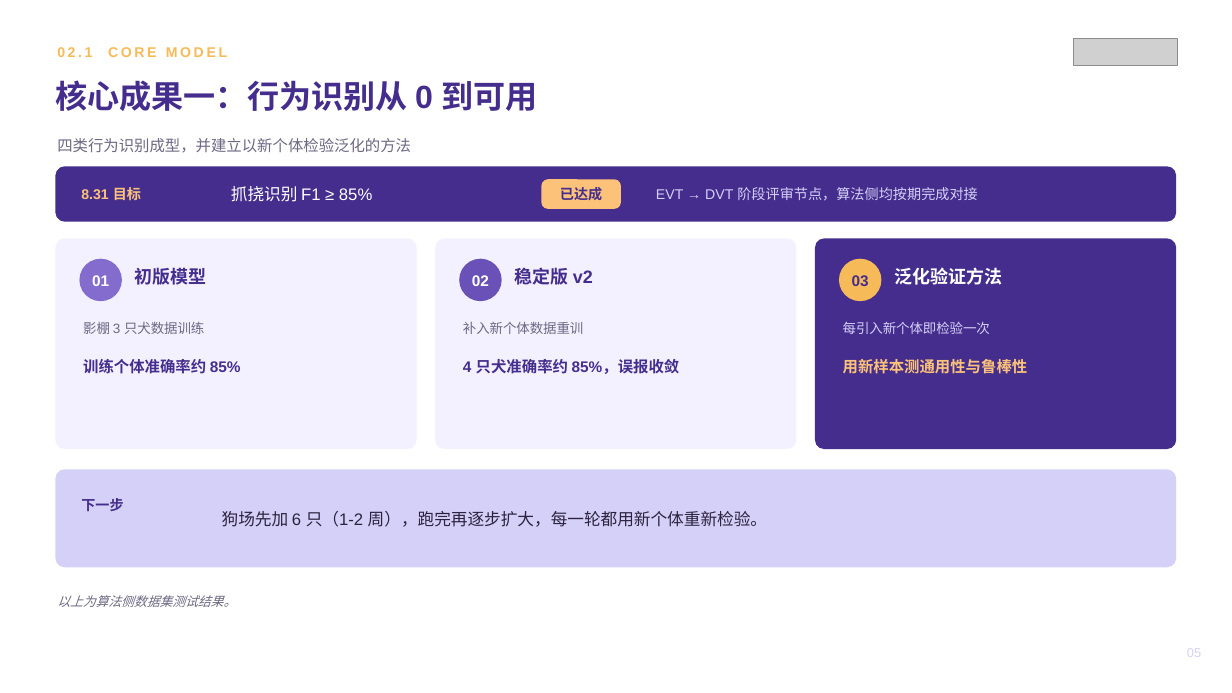
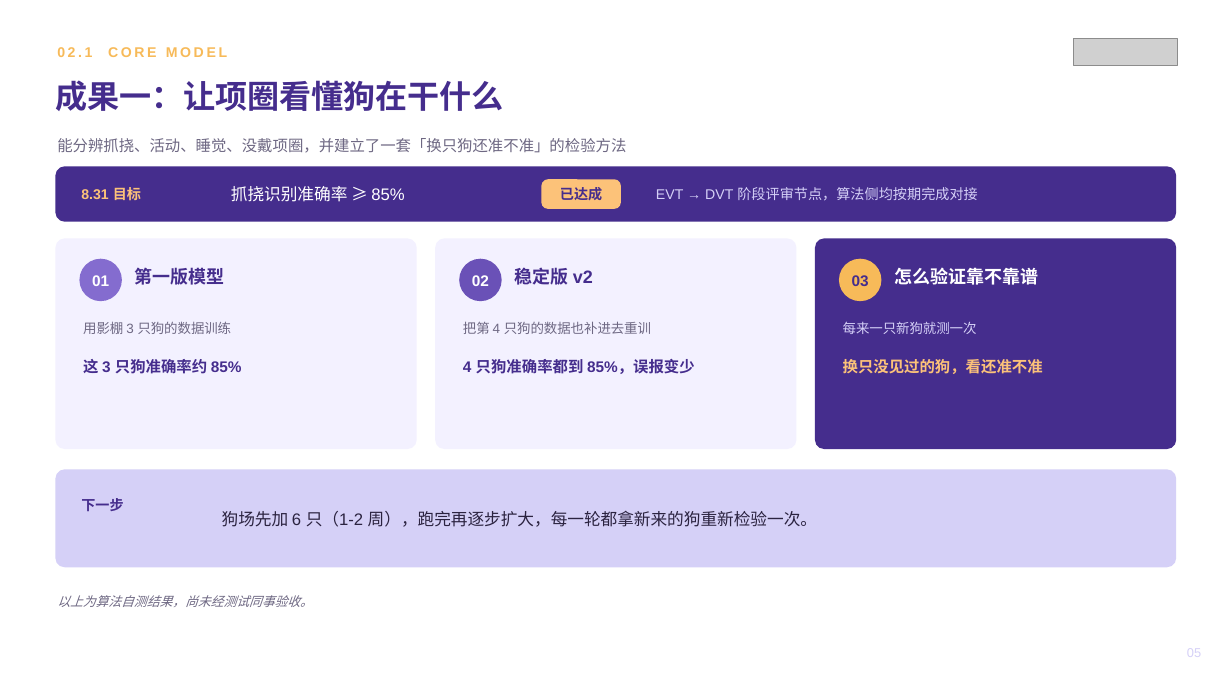
Before and after one commit to zhuyetuo/workplace_soft_skills, a slide deck: slide 5 of 转正述职/转正述职报告-Toky.pptx. Drawn at 1232x693 pixels with LibreOffice and Linux fonts; fonts in the diff are those of the drawing; grey boxes stand for pictures. Boxes give left, top, right and bottom in pixels: in the first picture for what was removed or moved away, otherwise in the second. Text is boxed around its words. In the diff, an @@ line names an element or a change of style, - is before the commit and + after.

```diff
--- a/转正述职/转正述职报告-Toky.pptx
+++ b/转正述职/转正述职报告-Toky.pptx
@@ text at (55,80,504,111): text changed @@
-核心成果一：行为识别从 0 到可用
+成果一：让项圈看懂狗在干什么
@@ text at (57,138,626,153): text changed @@
-四类行为识别成型，并建立以新个体检验泛化的方法
+能分辨抓挠、活动、睡觉、没戴项圈，并建立了一套「换只狗还准不准」的检验方法
@@ text at (231,186,404,202): text changed @@
-抓挠识别 F1 ≥ 85%
+抓挠识别准确率 ≥ 85%
@@ text at (135,267,225,285): text changed @@
-初版模型
+第一版模型
@@ text at (894,267,1038,285): text changed @@
-泛化验证方法
+怎么验证靠不靠谱
@@ text at (83,321,232,334): text changed @@
-影棚 3 只犬数据训练
+用影棚 3 只狗的数据训练
@@ text at (463,321,651,334): text changed @@
-补入新个体数据重训
+把第 4 只狗的数据也补进去重训
@@ text at (843,321,977,334): text changed @@
-每引入新个体即检验一次
+每来一只新狗就测一次
@@ text at (83,359,242,374): text changed @@
-训练个体准确率约 85%
+这 3 只狗准确率约 85%
@@ text at (463,359,695,374): text changed @@
-4 只犬准确率约 85%，误报收敛
+4 只狗准确率都到 85%，误报变少
@@ text at (843,359,1043,374): text changed @@
-用新样本测通用性与鲁棒性
+换只没见过的狗，看还准不准
@@ text at (222,511,817,527): text changed @@
-狗场先加 6 只（1-2 周），跑完再逐步扩大，每一轮都用新个体重新检验。
+狗场先加 6 只（1-2 周），跑完再逐步扩大，每一轮都拿新来的狗重新检验一次。
@@ text at (57,595,313,607): text changed @@
-以上为算法侧数据集测试结果。
+以上为算法自测结果，尚未经测试同事验收。
```
Also in this commit, not shown: 12 other slides changed, 1 other file.
